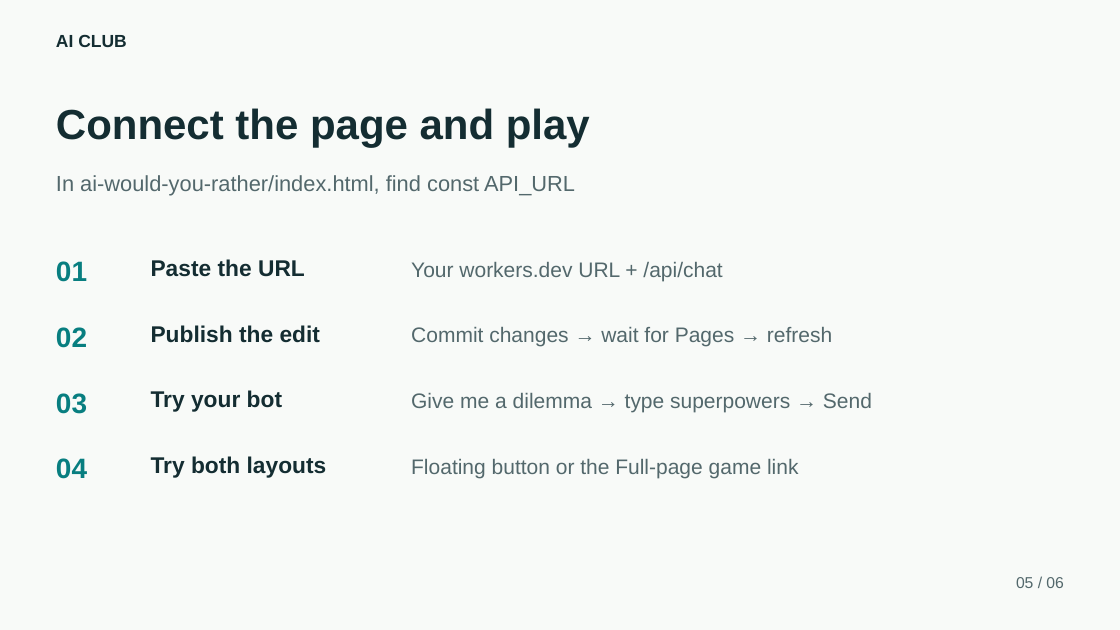
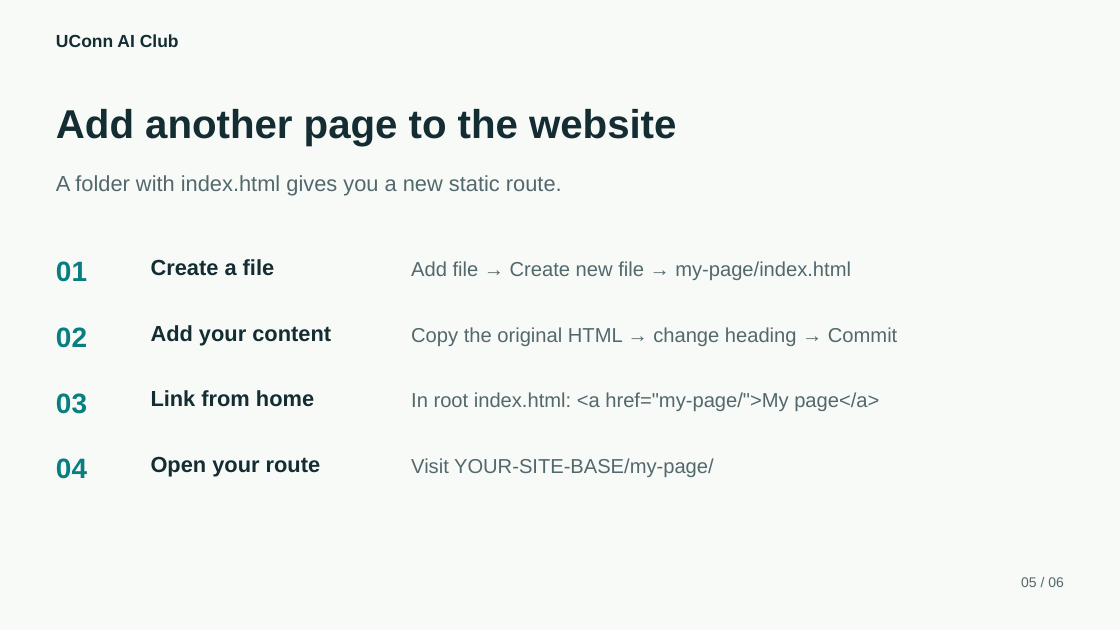
Before and after one commit to Casper3211/Static-Page-Demo, a slide deck: slide 5 of ai-would-you-rather/slides/Would-You-Rather-Workshop.pptx. Drawn at 1120x630 pixels with LibreOffice and Linux fonts; fonts in the diff are those of the drawing. Boxes give left, top, right and bottom in pixels: in the first picture for what was removed or moved away, otherwise in the second. Text is boxed around its words. In the diff, an @@ line names an element or a change of style, - is before the commit and + after.

Commit message:
Simplify UConn workshop with static game and optional AI route

```diff
--- a/ai-would-you-rather/slides/Would-You-Rather-Workshop.pptx
+++ b/ai-would-you-rather/slides/Would-You-Rather-Workshop.pptx
@@ text at (56, 34, 179, 47): text changed @@
-AI CLUB
+UConn AI Club
@@ text at (56, 109, 676, 146): text changed; size 36 to 34.5 pt @@
-Connect the page and play
+Add another page to the website
@@ text at (56, 175, 562, 196): text changed @@
-In ai-would-you-rather/index.html, find const API_URL
+A folder with index.html gives you a new static route.
@@ text at (151, 259, 275, 276): text changed; size 19.5 to 18.8 pt @@
-Paste the URL
+Create a file
@@ text at (411, 261, 851, 280): text changed; size 18 to 17.2 pt @@
-Your workers.dev URL + /api/chat
+Add file → Create new file → my-page/index.html
@@ text at (151, 325, 331, 345): text changed; size 19.5 to 18.8 pt @@
-Publish the edit
+Add your content
@@ text at (411, 327, 897, 346): text changed; size 18 to 17.2 pt @@
-Commit changes → wait for Pages → refresh
+Copy the original HTML → change heading → Commit
@@ text at (151, 390, 314, 407): text changed; size 19.5 to 18.8 pt @@
-Try your bot
+Link from home
@@ text at (411, 392, 879, 411): text changed; size 18 to 17.2 pt @@
-Give me a dilemma → type superpowers → Send
+In root index.html: <a href="my-page/">My page</a>
@@ text at (151, 456, 321, 477): text changed; size 19.5 to 18.8 pt @@
-Try both layouts
+Open your route
@@ text at (411, 458, 714, 477): text changed; size 18 to 17.2 pt @@
-Floating button or the Full-page game link
+Visit YOUR-SITE-BASE/my-page/
@@ text "05 / 06" at (1021, 577, 1064, 587): size 13.5 to 12 pt @@
```
Also in this commit, not shown: 3 other slides changed, 2 slides added, 2 slides removed, 6 other files.
